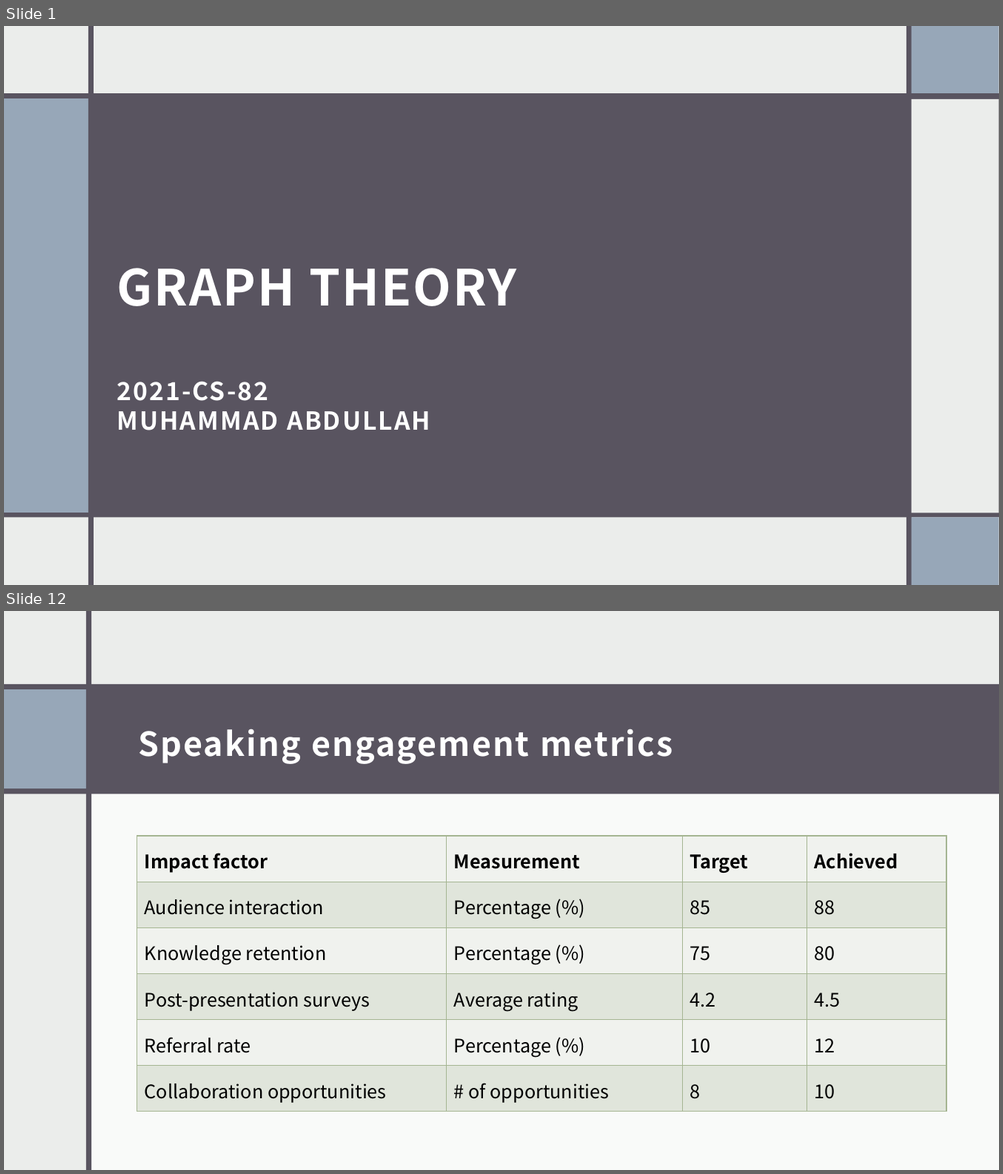
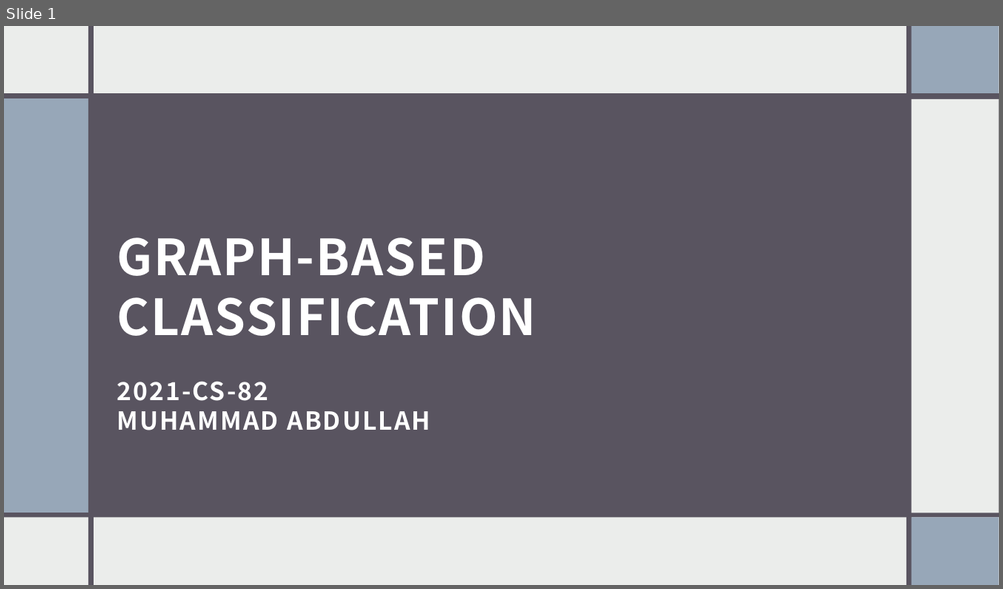
Before and after one commit to muhammadabdullah660/Graph-Based-Classification, a slide deck: Slides.pptx. Shown one above the other, each under a label of ours: slides 1 and 12 before the commit, slide 1 after it; the slides between them are not shown. The pictures are 1003x1174 and 1003x589 pixels, drawn with LibreOffice and Linux fonts; fonts in the diff are those of the drawing. Boxes give left, top, right and bottom in pixels: in the first picture for what was removed or moved away, otherwise in the second. Text is boxed around its words. In the diff, an @@ line names an element or a change of style, - is before the commit and + after.

```diff
--- a/Slides.pptx
+++ b/Slides.pptx
@@ slide 12 removed at (4,611,999,1170), background #EBEDEB @@
@@ rectangle removed at (4,611,999,1170) @@
@@ rectangle removed at (86,612,91,1170) @@
@@ rectangle removed at (384,612,389,1170) @@
@@ rectangle removed at (389,611,999,1170) @@
@@ rectangle removed at (4,684,999,794) @@
@@ rectangle removed at (4,689,86,789) @@
@@ title removed at (138,729,672,764) @@
-Speaking engagement metrics
@@ rectangle removed at (89,785,999,1170) @@
@@ table removed at (136,836,946,1113), 6 rows, 4 columns @@
-Impact factor | Measurement | Target | Achieved
-Audience interaction | Percentage (%) | 85 | 88
-Knowledge retention | Percentage (%) | 75 | 80
-Post-presentation surveys | Average rating | 4.2 | 4.5
-Referral rate | Percentage (%) | 10 | 12
-Collaboration opportunities | # of opportunities | 8 | 10
@@ slide 1 changed as well @@
@@ title at (117,238,537,336): text changed @@
-GRAPH THEORY
+GRAPH-BASED CLASSIFICATION
```
Also in this commit, not shown: 1 other slide changed, 8 slides added, 10 other slides removed, 5 other files.
